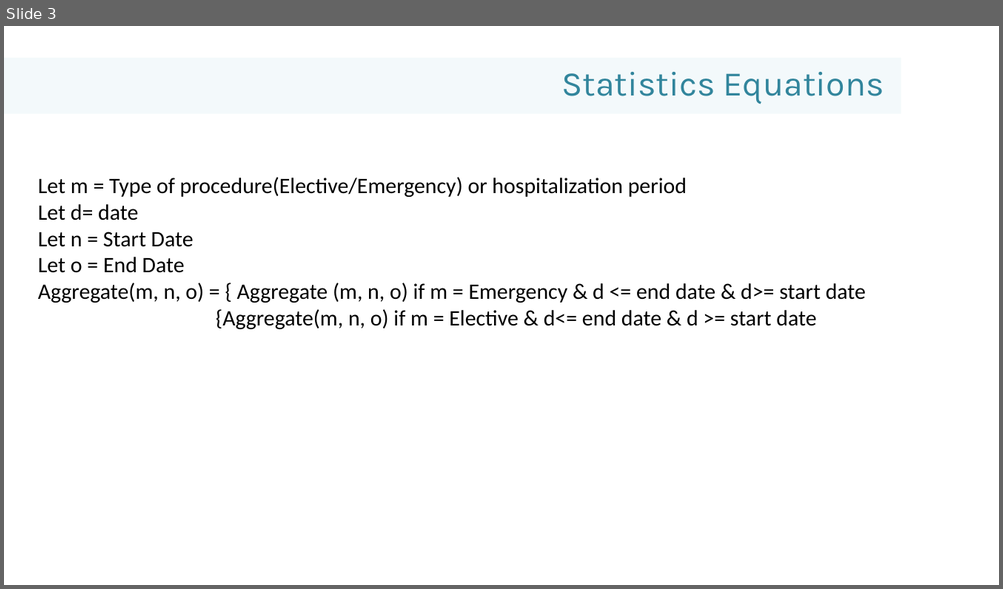
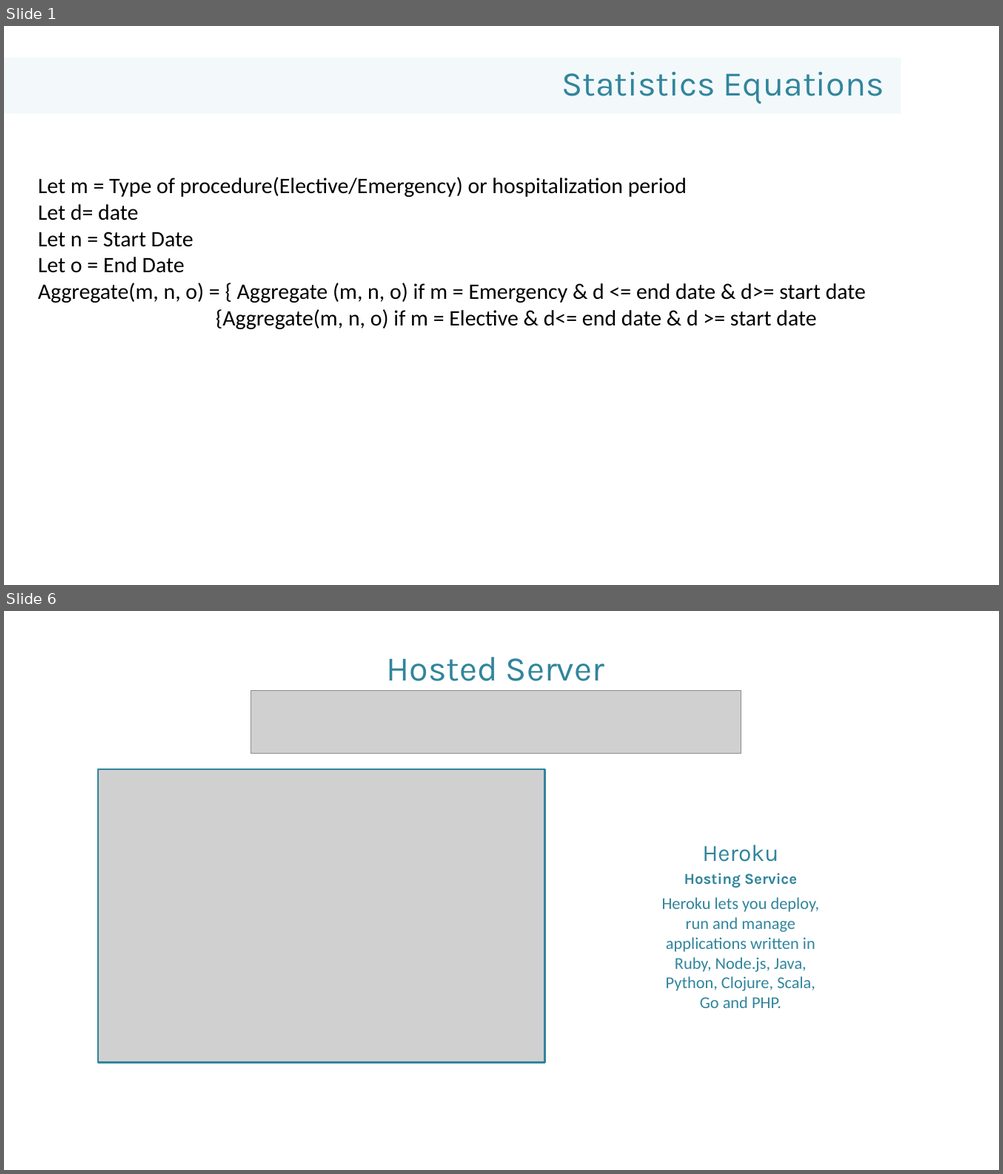
Before and after one commit to Pentec/Final-Year-Main_Project, a slide deck: Documentation/Presentations/Presentation4.pptx. Shown one above the other, each under a label of ours: slide 3 before the commit, slides 1 and 6 after it; the slides between them are not shown. The pictures are 1003x589 and 1003x1174 pixels, drawn with LibreOffice and Linux fonts; fonts in the diff are those of the drawing; grey boxes stand for pictures; background and template pictures are left out. Boxes give left, top, right and bottom in pixels: in the first picture for what was removed or moved away, otherwise in the second. Text is boxed around its words. In the diff, an @@ line names an element or a change of style, - is before the commit and + after.

```diff
--- a/Documentation/Presentations/Presentation4.pptx
+++ b/Documentation/Presentations/Presentation4.pptx
@@ slide 6 added at (4, 611, 999, 1170), background picture (left out) @@
@@ text added at (387, 657, 604, 681), 50 pt, text #31859C @@
+Hosted Server
@@ picture added at (251, 690, 741, 754) @@
@@ picture added at (98, 769, 544, 1063) @@
@@ text added at (702, 845, 778, 862), 34 pt, text #31859C @@
+Heroku
@@ text added at (684, 873, 797, 888), 22 pt, text #31859C, bold @@
+Hosting Service
@@ text added at (662, 897, 819, 1008), 24 pt, text #31859C @@
+Heroku lets you deploy, run and manage applications written in Ruby, Node.js, Java, Python, Clojure, Scala, Go and PHP.
@@ what was slide 3 is now slide 1 @@
```
Also in this commit, not shown: 11 other slides added, 3 slides removed, 1 other file.
